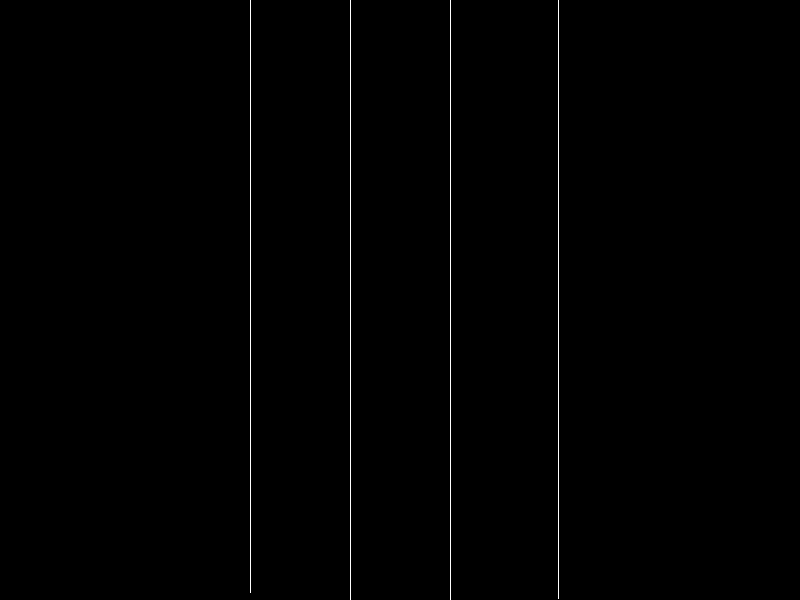
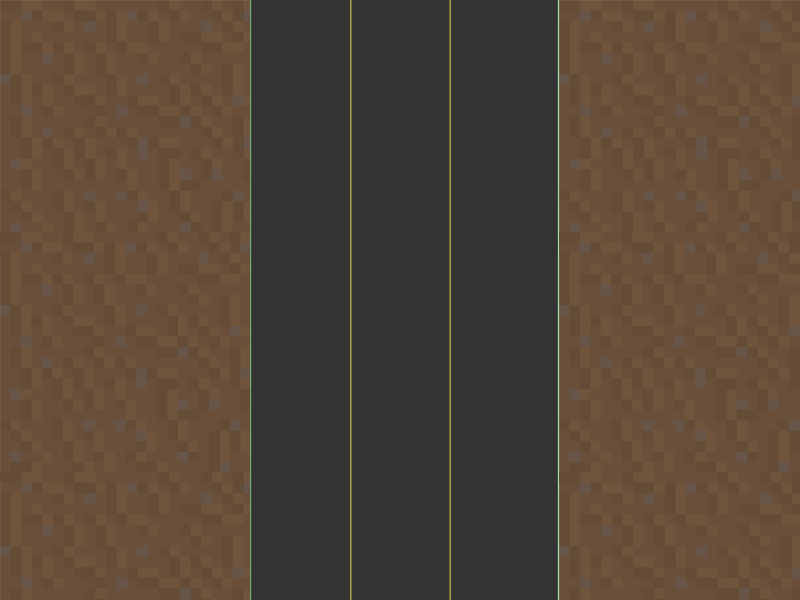
The second 800px x 600px image is a revision of the first. Changes to its layers:
removed layer "Shape 1" over 250, 0, 559, 600
removed layer "Background" over 0, 0, 800, 600
added layer "Layer 0" above "Layer 2 copy 3" over 250, 0, 559, 600
added layer "Layer 1 copy 3" above "Layer 2 copy 2" over 559, 472, 800, 600
added layer "Layer 2 copy 2" above "Layer 1 copy 2" over 559, 232, 800, 483
added layer "Layer 1 copy 2" above "Layer 2 copy" over 559, 0, 800, 254
added layer "Layer 1 copy" above "Layer 2" over 0, 472, 254, 600
added layer "Layer 2" above "Layer 1" over 0, 232, 251, 483
added layer "Layer 1" over 0, 0, 254, 254
